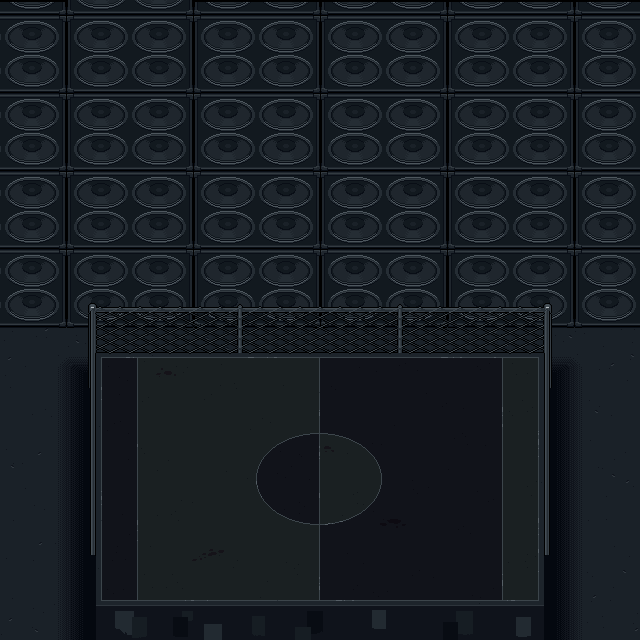
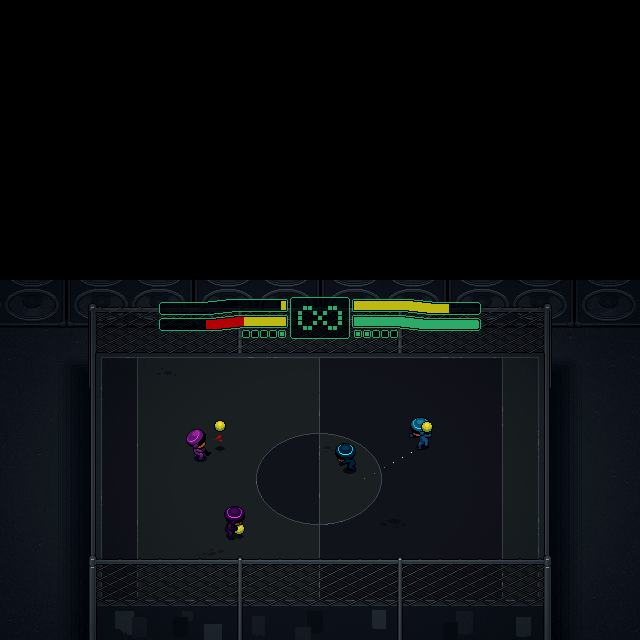
Layers edited between the first and the second 640 x 640 image:
added layer "Layer 21" above "cool" over [0, 0, 640, 280]
showed group "hud" (1st of 2) (3 layers) over [159, 297, 481, 339]
showed "vingnette" over [0, 280, 640, 640]
showed group "actors" (17 layers) over [186, 417, 433, 540]
showed "foreground fence" over [88, 555, 552, 640]
